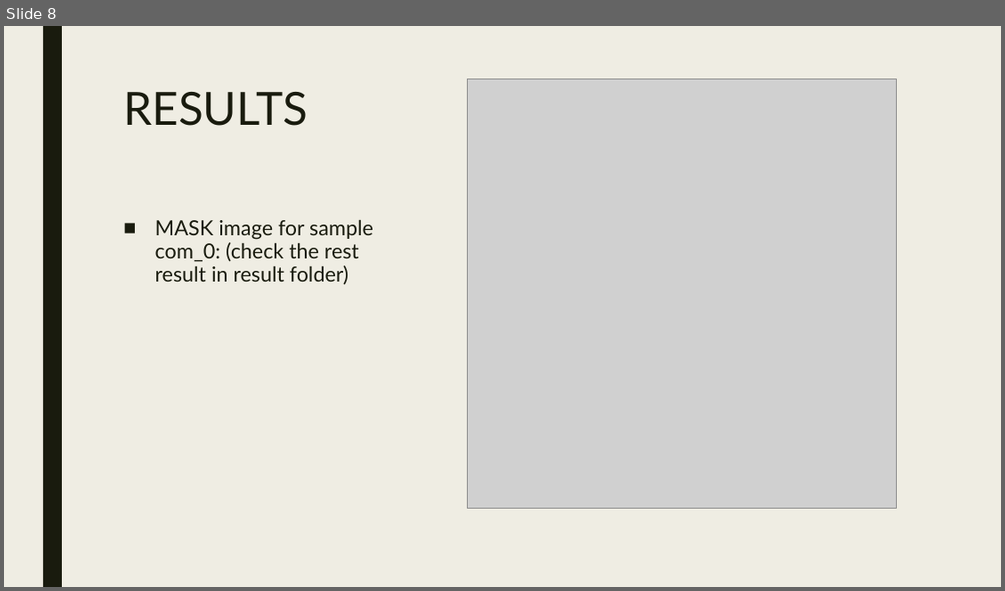
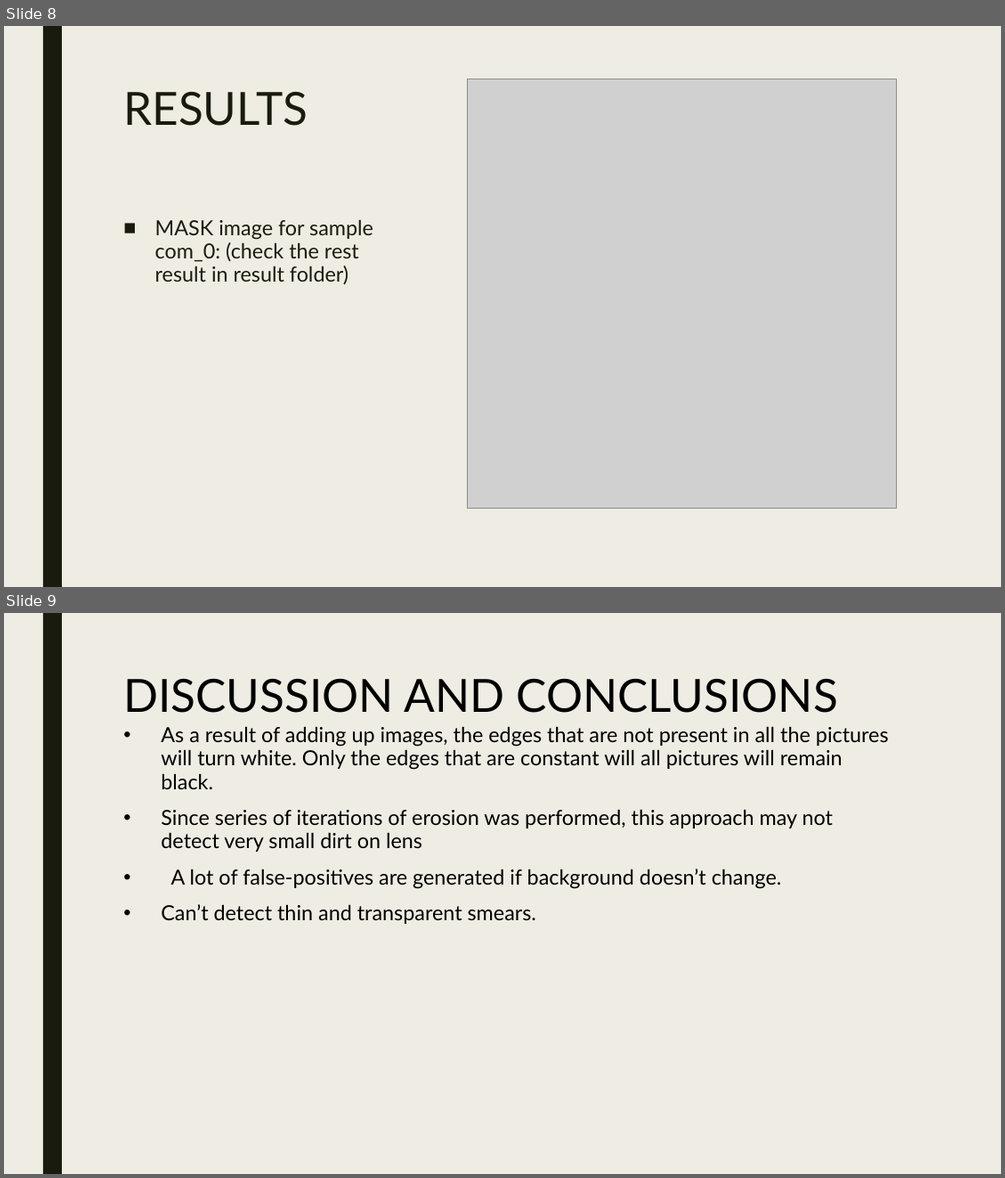
Before and after one commit to Soundarya27/CS513, a slide deck: Presentation.pptx. Shown one above the other, each under a label of ours: slide 8 before the commit, slides 8 and 9 after it. The pictures are 1005x591 and 1005x1178 pixels, drawn with LibreOffice and Linux fonts; fonts in the diff are those of the drawing; grey boxes stand for pictures. Boxes give left, top, right and bottom in pixels: in the first picture for what was removed or moved away, otherwise in the second. Text is boxed around its words. In the diff, an @@ line names an element or a change of style, - is before the commit and + after.

```diff
--- a/Presentation.pptx
+++ b/Presentation.pptx
@@ slide 9 added at [4, 613, 1001, 1174], background #EFEDE3; not listed: 1 template element that a slide beside it also shows @@
@@ title added at [123, 678, 838, 713], 44 pt, text #000000 @@
+DISCUSSION AND CONCLUSIONS
@@ text added at [161, 726, 889, 924], 20 pt, text #000000 @@
+• As a result of adding up images, the edges that are not present in all the pictures will turn white. Only the edges that are constant will all pictures will remain black.
+• Since series of iterations of erosion was performed, this approach may not detect very small dirt on lens
+• A lot of false-positives are generated if background doesn’t change.
+• Can’t detect thin and transparent smears.
```
